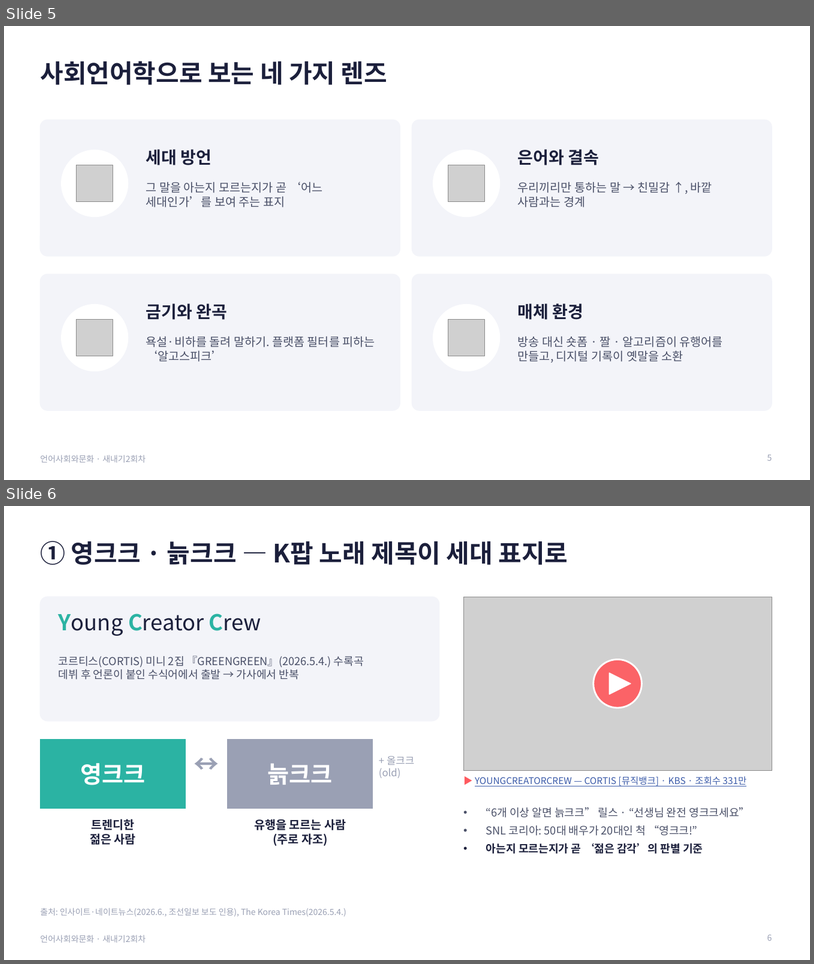
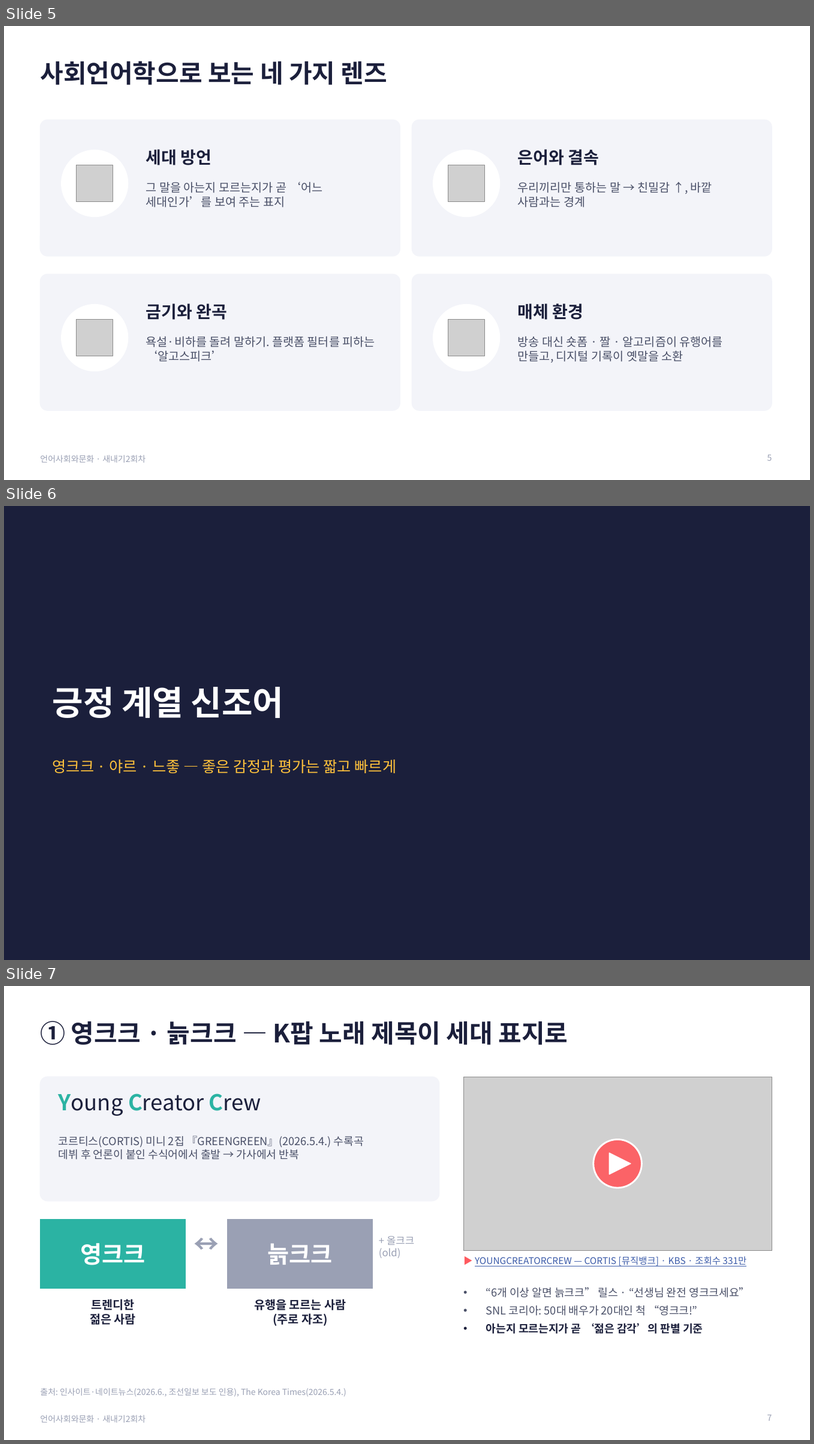
Before and after one commit to junseok7-cpu/hello, a slide deck: report/언어사회와문화_발표_새내기2회차.pptx. Shown one above the other, each under a label of ours: slides 5 and 6 before the commit, slides 5, 6 and 7 after it. The pictures are 814x964 and 814x1444 pixels, drawn with LibreOffice and Linux fonts; fonts in the diff are those of the drawing; grey boxes stand for pictures. Boxes give left, top, right and bottom in pixels: in the first picture for what was removed or moved away, otherwise in the second. Text is boxed around its words. In the diff, an @@ line names an element or a change of style, - is before the commit and + after.

```diff
--- a/report/언어사회와문화_발표_새내기2회차.pptx
+++ b/report/언어사회와문화_발표_새내기2회차.pptx
@@ slide 6 added at [4, 506, 810, 960], background #1B1F3B @@
@@ title added at [53, 687, 284, 718], 40 pt, text #FFFFFF, bold @@
+긍정 계열 신조어
@@ text added at [53, 759, 397, 773], 18 pt, text #FFC23C @@
+영크크 · 야르 · 느좋 — 좋은 감정과 평가는 짧고 빠르게
@@ what was slide 6 is now slide 7 @@
@@ page number at [768, 1414, 773, 1420]: text changed @@
-6
+7
```
Also in this commit, not shown: 15 slides changed, 3 other slides added, 3 other files.
